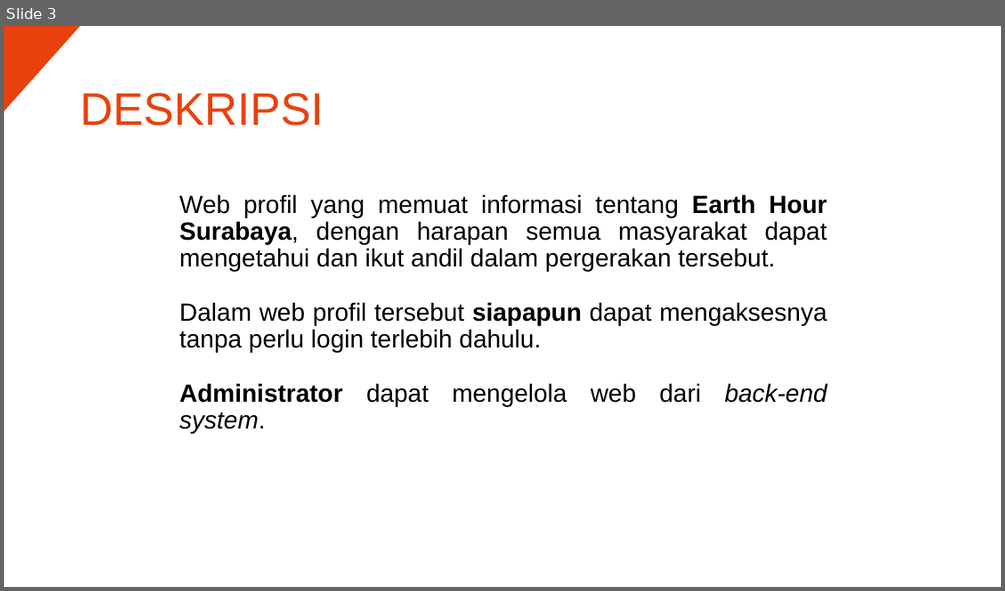
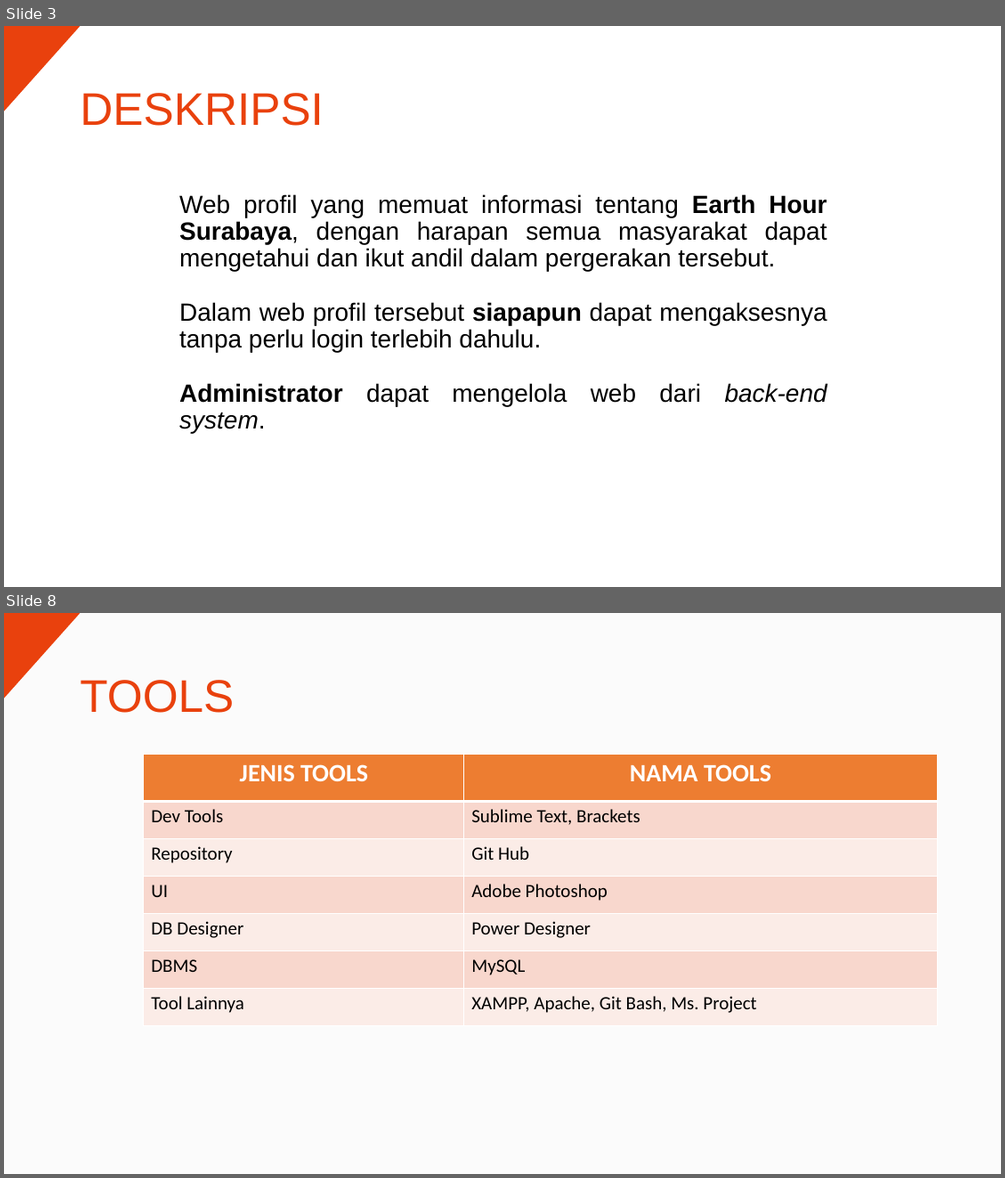
Before and after one commit to adtbo/EHSurabaya, a slide deck: MELAYANG.pptx. Shown one above the other, each under a label of ours: slide 3 before the commit, slides 3 and 8 after it; the slides between them are not shown. The pictures are 1005x591 and 1005x1178 pixels, drawn with LibreOffice and Linux fonts; fonts in the diff are those of the drawing. Boxes give left, top, right and bottom in pixels: in the first picture for what was removed or moved away, otherwise in the second. Text is boxed around its words. In the diff, an @@ line names an element or a change of style, - is before the commit and + after.

```diff
--- a/MELAYANG.pptx
+++ b/MELAYANG.pptx
@@ slide 8 added at (4, 613, 1001, 1174), background #FBFBFB @@
@@ triangle added at (4, 613, 81, 699), fill #E9410D @@
@@ title added at (80, 680, 234, 713), 44 pt, text #E9410D @@
+TOOLS
@@ table added at (144, 755, 938, 1025), 7 rows, 2 columns @@
+JENIS TOOLS | NAMA TOOLS
+Dev Tools | Sublime Text, Brackets
+Repository | Git Hub
+UI | Adobe Photoshop
+DB Designer | Power Designer
+DBMS | MySQL
+Tool Lainnya | XAMPP, Apache, Git Bash, Ms. Project
```
Also in this commit, not shown: 1 slide changed, 5 other slides added, 1 slide removed, 4 other files.
